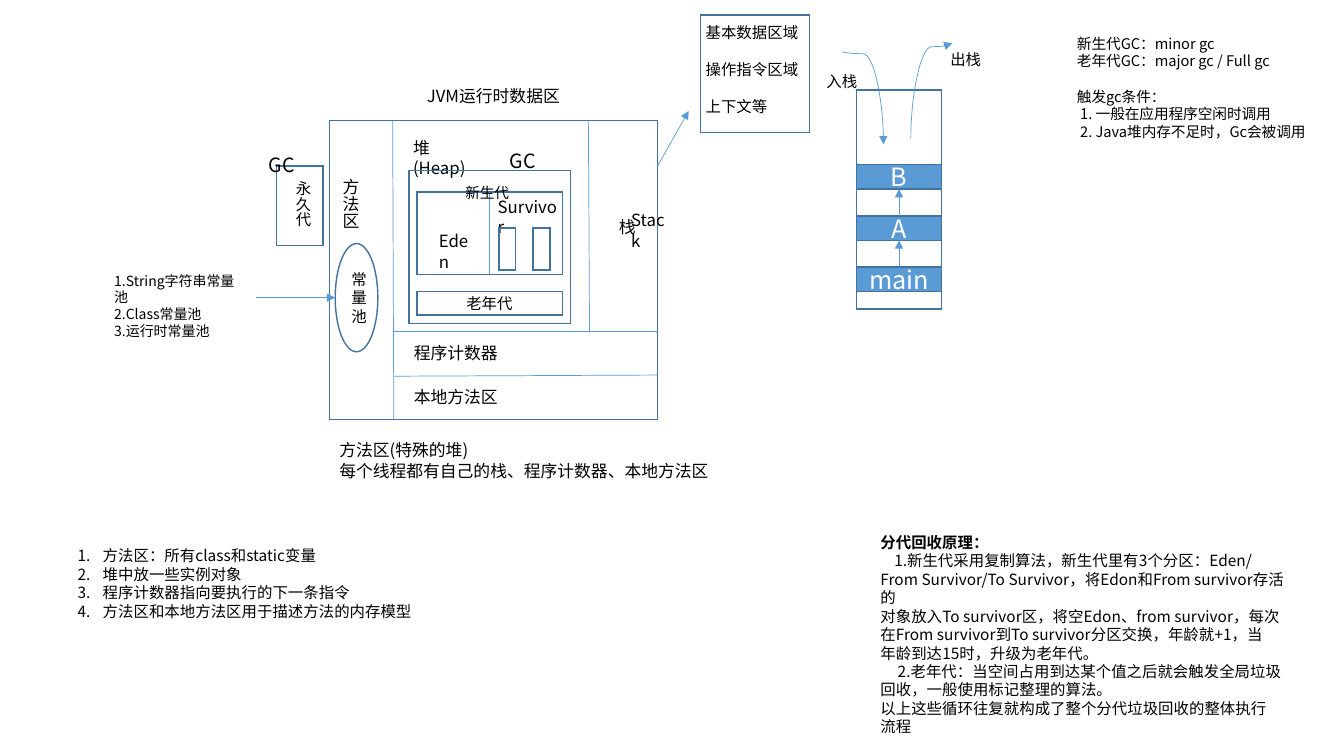
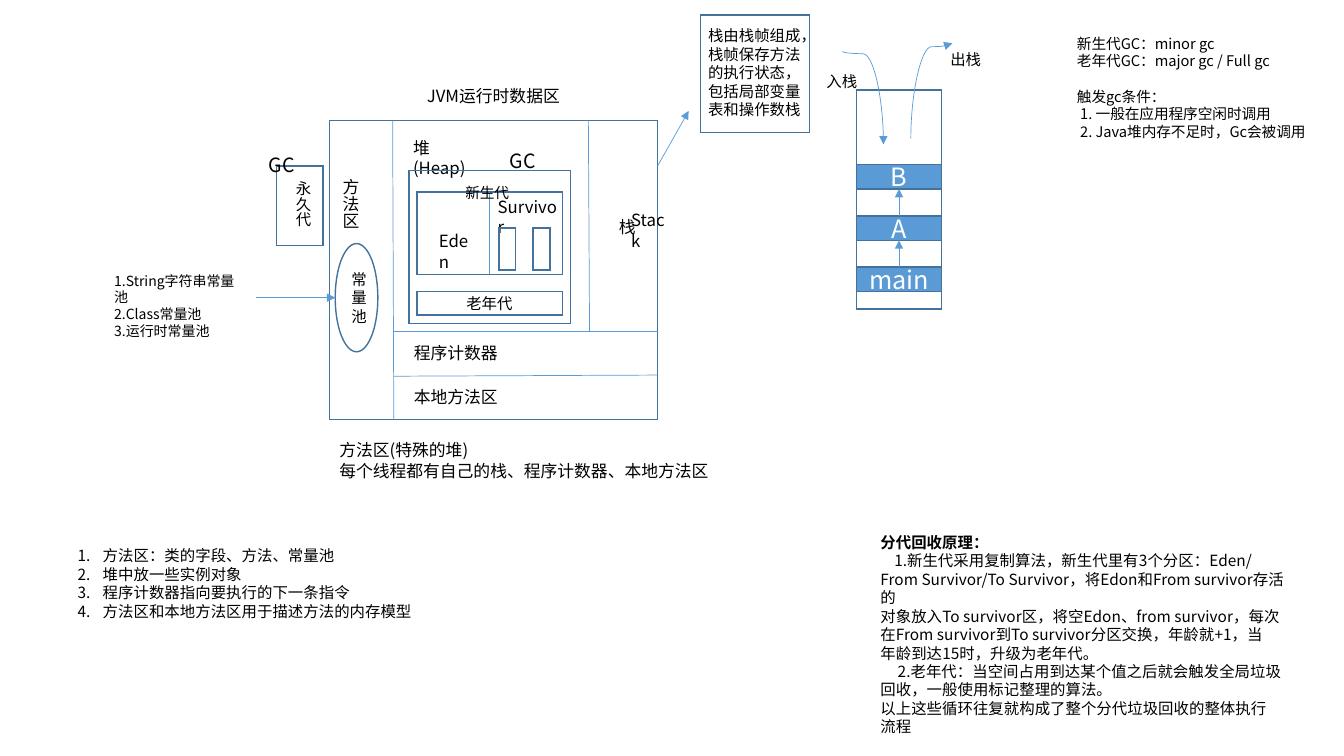
Before and after one commit to dengboyu/future, a slide deck: slide 2 of doc/doc.pptx. Drawn at 1344x756 pixels with LibreOffice and Linux fonts; fonts in the diff are those of the drawing. Boxes give left, top, right and bottom in pixels: in the first picture for what was removed or moved away, otherwise in the second. Text is boxed around its words. In the diff, an @@ line names an element or a change of style, - is before the commit and + after.

```diff
--- a/doc/doc.pptx
+++ b/doc/doc.pptx
@@ text at (x1=708, y1=26, x2=816, y2=117): text changed @@
-基本数据区域
-操作指令区域
-上下文等
+栈由栈帧组成，
+栈帧保存方法
+的执行状态，
+包括局部变量
+表和操作数栈
@@ text at (x1=103, y1=548, x2=334, y2=563): text changed @@
-1. 方法区：所有class和static变量
+1. 方法区：类的字段、方法、常量池
```
Also in this commit, not shown: 1 other slide changed, 3 other files.
